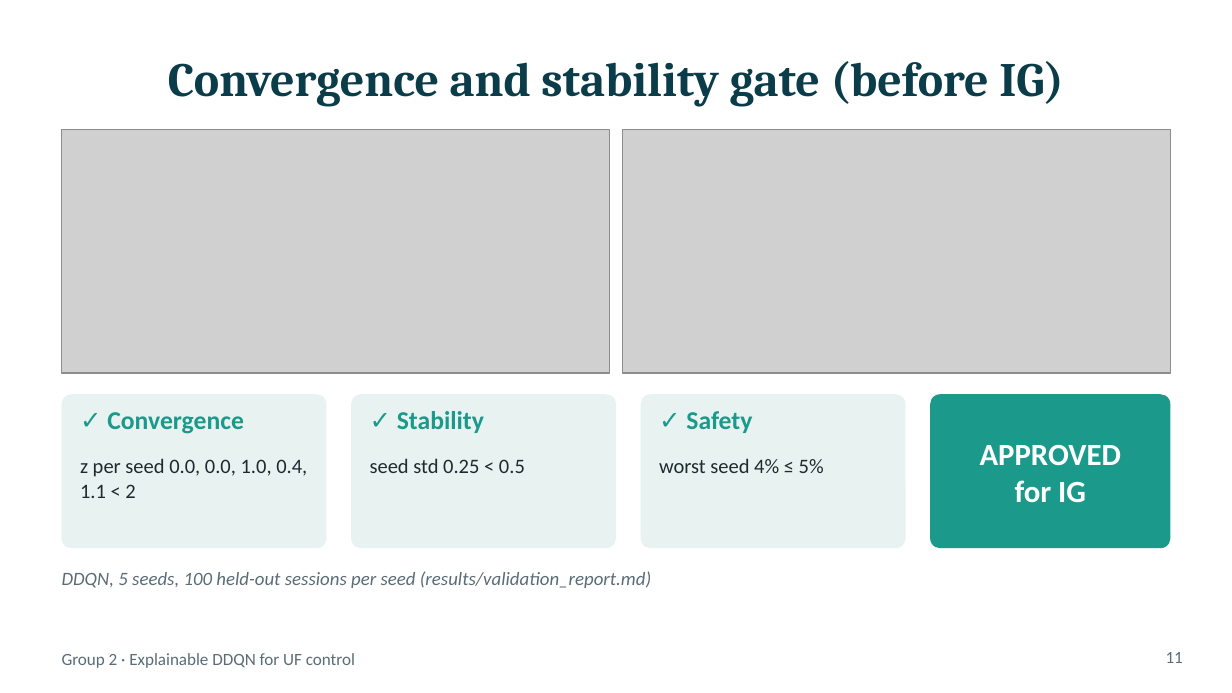
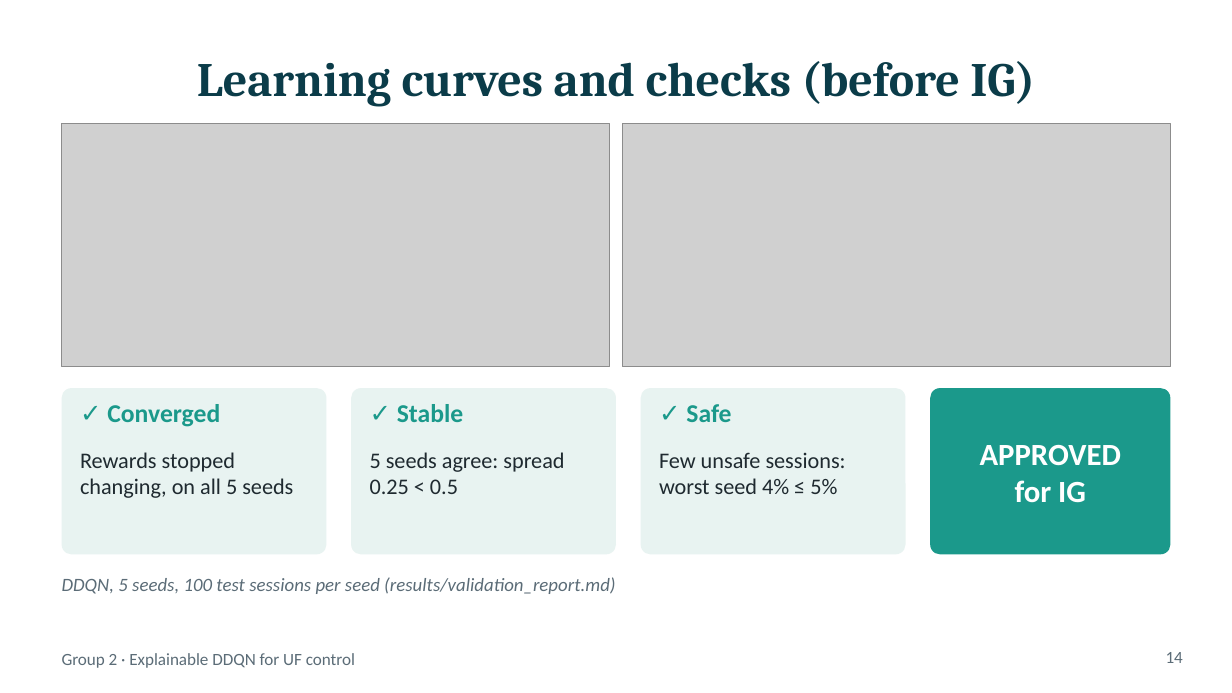
Before and after one commit to mr-h12/ckd-dialysis-ddqn-ig, a slide deck: slide 14 of slides/CKD_DDQN_IG.pptx (slide 11 before the commit). Drawn at 1232x693 pixels with LibreOffice and Linux fonts; fonts in the diff are those of the drawing; grey boxes stand for pictures. Boxes give left, top, right and bottom in pixels: in the first picture for what was removed or moved away, otherwise in the second. Text is boxed around its words. In the diff, an @@ line names an element or a change of style, - is before the commit and + after.

```diff
--- a/slides/CKD_DDQN_IG.pptx
+++ b/slides/CKD_DDQN_IG.pptx
@@ title at [197,61,1035,106]: text changed @@
-Convergence and stability gate (before IG)
+Learning curves and checks (before IG)
@@ picture: place and size @@
-picture at [62,129,610,373]
+picture at [62,123,610,367]
@@ picture: place and size @@
-picture at [622,129,1170,373]
+picture at [622,123,1170,367]
@@ rounded rectangle: place and size @@
-rounded rectangle at [62,394,326,548]
+rounded rectangle at [62,388,326,554]
@@ rounded rectangle: place and size @@
-rounded rectangle at [351,394,616,548]
+rounded rectangle at [351,388,616,554]
@@ rounded rectangle: place and size @@
-rounded rectangle at [641,394,906,548]
+rounded rectangle at [641,388,906,554]
@@ proportions changed in 4 elements at [62,388,326,554], [351,388,616,554], [641,388,906,554], [930,388,1170,554] @@
@@ rounded rectangle: place and size @@
-rounded rectangle at [930,394,1170,548]
+rounded rectangle at [930,388,1170,554]
@@ text removed at [107,412,244,434] @@
-✓ Convergence
@@ text added at [107,404,220,427], 15 pt, text #1B998B, bold @@
+✓ Converged
@@ text removed at [397,411,484,433] @@
-✓ Stability
@@ text added at [397,404,463,422], 15 pt, text #1B998B, bold @@
+✓ Stable
@@ text removed at [686,411,752,433] @@
-✓ Safety
@@ text added at [686,404,731,422], 15 pt, text #1B998B, bold @@
+✓ Safe
@@ text removed at [80,458,307,498] @@
-z per seed 0.0, 0.0, 1.0, 0.4, 1.1 < 2
@@ text added at [80,452,293,498], 13 pt, text #1F2A30 @@
+Rewards stopped changing, on all 5 seeds
@@ text at [370,452,564,494]: text changed; size 12 to 13 pt @@
-seed std 0.25 < 0.5
+5 seeds agree: spread 0.25 < 0.5
@@ text at [659,452,846,494]: text changed; size 12 to 13 pt @@
-worst seed 4% ≤ 5%
+Few unsafe sessions: worst seed 4% ≤ 5%
@@ text at [62,577,615,594]: text changed @@
-DDQN, 5 seeds, 100 held-out sessions per seed (results/validation_report.md)
+DDQN, 5 seeds, 100 test sessions per seed (results/validation_report.md)
@@ page number at [1166,652,1183,663]: text changed @@
-11
+14
```
Also in this commit, not shown: 7 other slides changed, 9 slides added, 6 slides removed.
